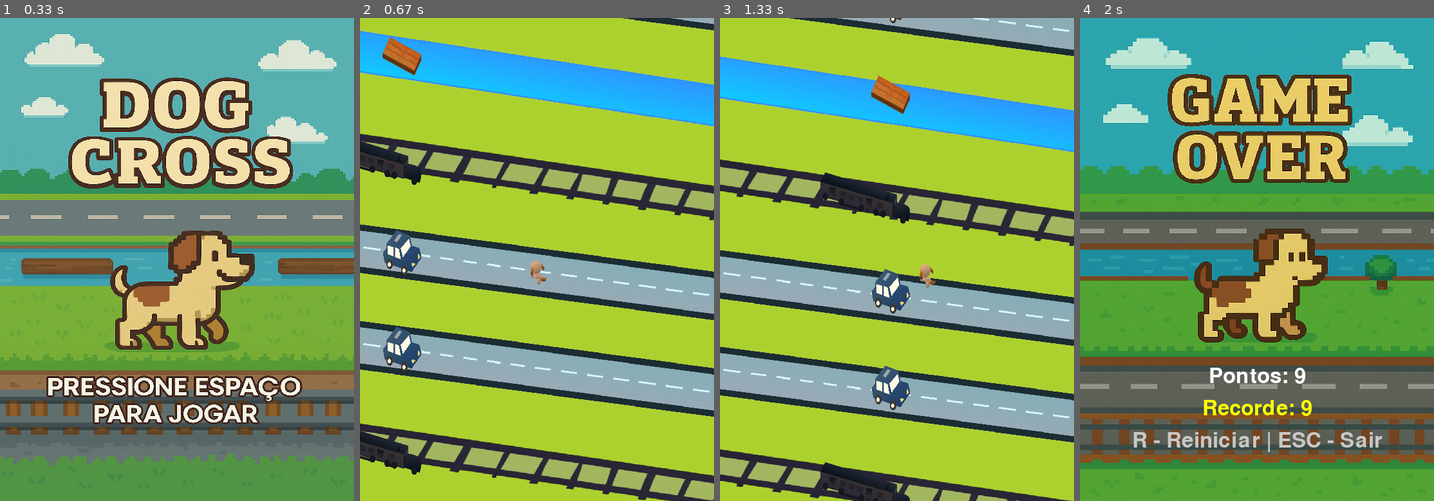
Above: before the commit, frames 1-4 (left to right).
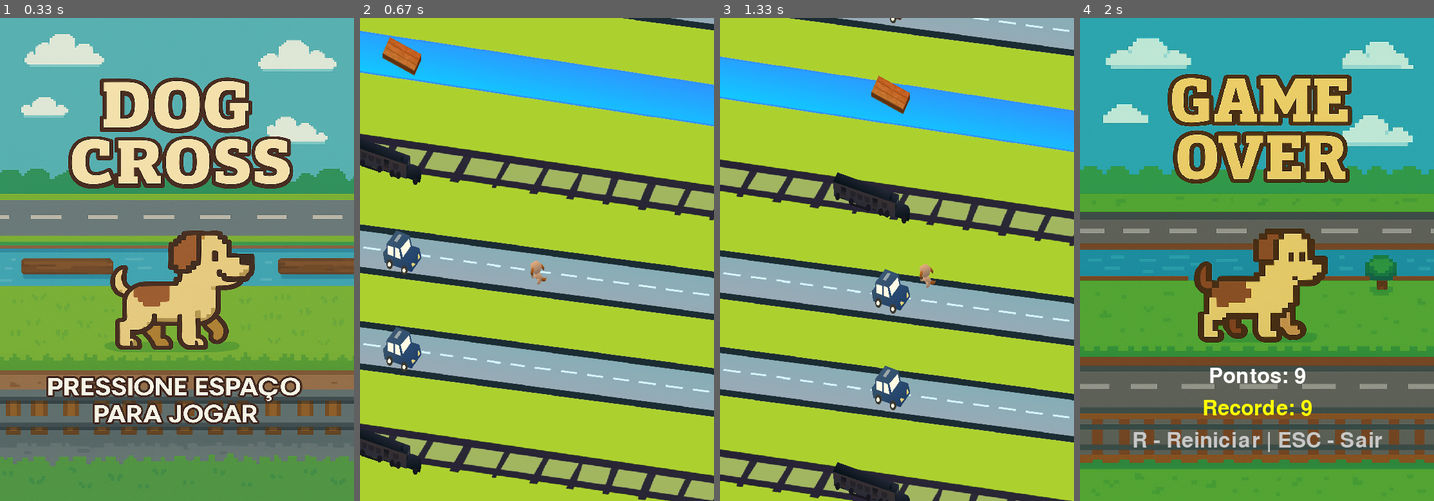
Above: after the commit, the same moments.

Repository: decov12/pygameandreeduardorafel
Game: pygame game, started from main.py
Same seed, same stepped clock (60 frames per second), same inputs: the game is played once before the commit and once after it.
Inputs:
- Up to frame 1 (0.33 s): no input
- Up to frame 2 (0.67 s): tap Space at 0.33 s
- Up to frame 3 (1.33 s): hold Right 0.67-1.13 s; hold Up from 1.17 s (still down)
- Up to frame 4 (2 s): release Up at 1.47 s

Frame 1 is identical in both runs. In frame 2, 0.4% of the frame differs, in the area x 0-18%, y 25-95%; in frame 3, 0.7%, in the area x 28-54%, y 31-100%; in frame 4, nothing differs.

Commit message:
tamanho da colisao trem

Diff:
--- a/config.py
+++ b/config.py
@@ -27,8 +27,10 @@
 ROAD_WIDTH = 550
 ROAD_HEIGHT = 150
 
-TRAIN_WIDTH = 140
+TRAIN_WIDTH = 120
 TRAIN_HEIGHT = 80
+TRAIN_HITBOX_WIDTH = 100
+TRAIN_HITBOX_HEIGHT = 20
 
 TREE_LOG_WIDTH = 60
 TREE_LOG_HEIGHT = 60
--- a/main.py
+++ b/main.py
@@ -1,6 +1,6 @@
 import pygame
 import random
-from config import WIDTH, HEIGHT, WHITE, FPS, PLAYER_WIDTH, PLAYER_HEIGHT, CAR_WIDTH, CAR_HEIGHT, ROAD_WIDTH, ROAD_HEIGHT, TRAIN_WIDTH, TRAIN_HEIGHT, GREEN2, TREE_LOG_WIDTH, TREE_LOG_HEIGHT
+from config import WIDTH, HEIGHT, WHITE, FPS, PLAYER_WIDTH, PLAYER_HEIGHT, CAR_WIDTH, CAR_HEIGHT, ROAD_WIDTH, ROAD_HEIGHT, TRAIN_WIDTH, TRAIN_HEIGHT, GREEN2, TREE_LOG_WIDTH, TREE_LOG_HEIGHT,TRAIN_HITBOX_WIDTH, TRAIN_HITBOX_HEIGHT
 
 # Iniciar pygame
 pygame.init()
@@ -136,8 +136,10 @@
 class Train(pygame.sprite.Sprite):
     def __init__(self, y, vel_x, vel_y, image):
         super().__init__()
-        self.image = image
-        self.rect = self.image.get_rect()
+        self.image = pygame.transform.scale(image, (TRAIN_WIDTH, TRAIN_HEIGHT))
+        self.rect = self.image.get_rect()
+        # Crie um retângulo de colisão menor que a imagem
+        self.hitbox = pygame.Rect(0, 0, TRAIN_HITBOX_WIDTH, TRAIN_HITBOX_HEIGHT)
         self.rect.y = y
         self.vel_y = vel_y
         self.vel_x = vel_x
@@ -152,6 +154,8 @@
         self.rect.x += self.vel_x
         self.pos += 1.5
         self.rect.y = self.pos
+        # Atualize a posição do hitbox para acompanhar o trem
+        self.hitbox.center = self.rect.center
 
 class Tree_log(pygame.sprite.Sprite):
     def __init__(self, y, vel_x, vel_y, image):
@@ -345,7 +349,11 @@
         player.update()
 
         hits = pygame.sprite.spritecollide(player, all_cars, True)
-        hits2 = pygame.sprite.spritecollide(player, all_trains, True)
+        hits2 = []
+        for train in all_trains:
+            if player.rect.colliderect(train.hitbox):
+                hits2.append(train)
+                train.kill()
 
         if hits or hits2:
             score = abs(player.rect.y // 40)  # exemplo de score com base na subida
